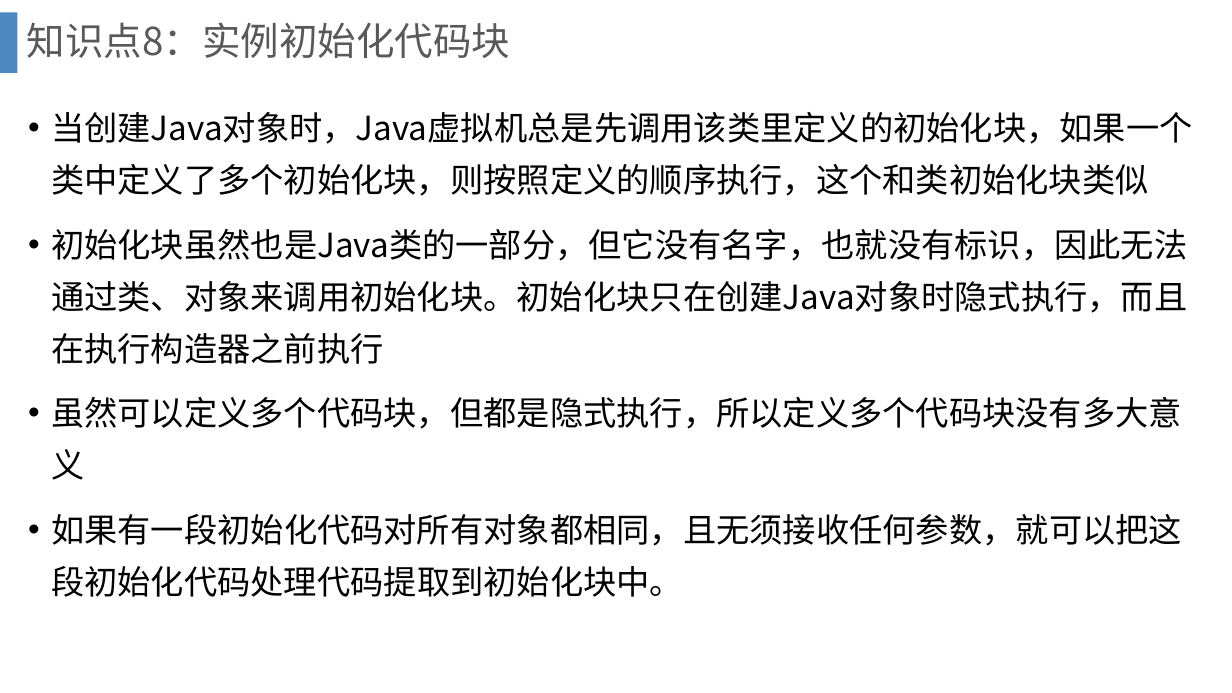
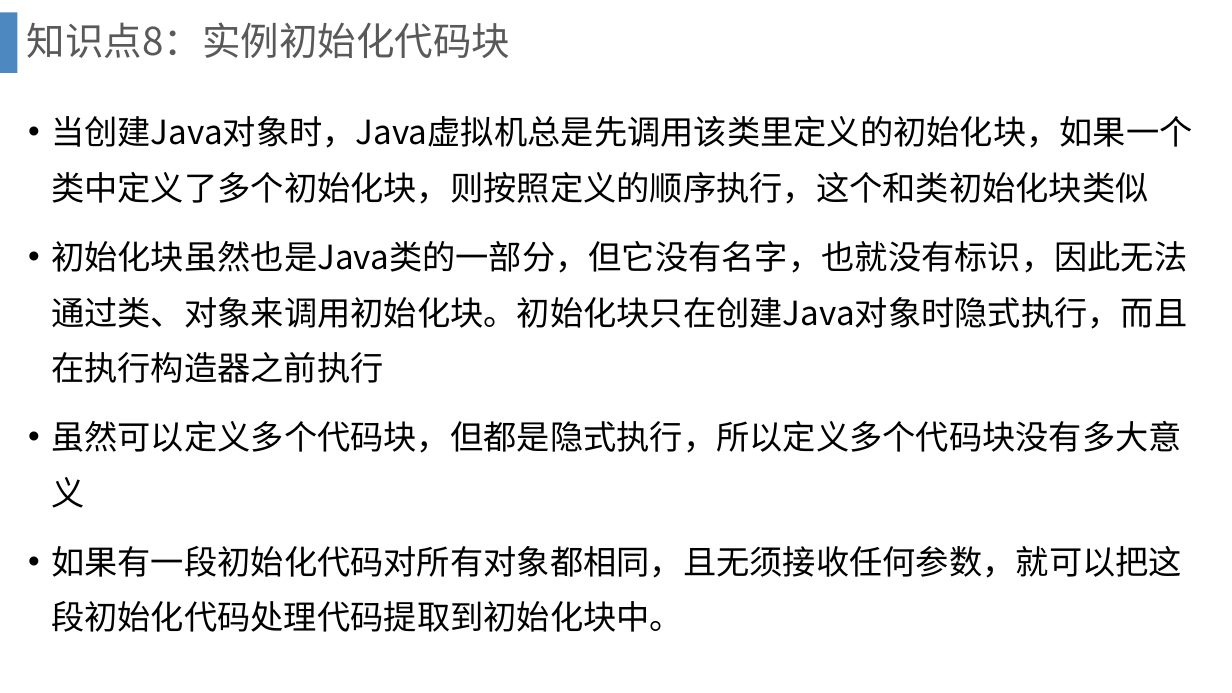
Before and after one commit to gcl-ant/study, a slide deck: slide 115 of gcl/教案/JavaPPT/JavaPPT/4.pptx. Drawn at 1232x693 pixels with LibreOffice and Linux fonts; fonts in the diff are those of the drawing; background and template pictures are left out. Boxes give left, top, right and bottom in pixels: in the first picture for what was removed or moved away, otherwise in the second. Text is boxed around its words. In the diff, an @@ line names an element or a change of style, - is before the commit and + after.

```diff
--- a/gcl/教案/JavaPPT/JavaPPT/4.pptx
+++ b/gcl/教案/JavaPPT/JavaPPT/4.pptx
@@ text "当创建Java对象时，Java虚拟机总是先调用该类里定义的初始化块，如果一个类中定义了多个初始化块，则按照定义的顺序执行 ..." at (51,116,1192,632): line spacing 1.3 to 1.4 @@
```
Also in this commit, not shown: 6 other slides changed, 9 other files.
